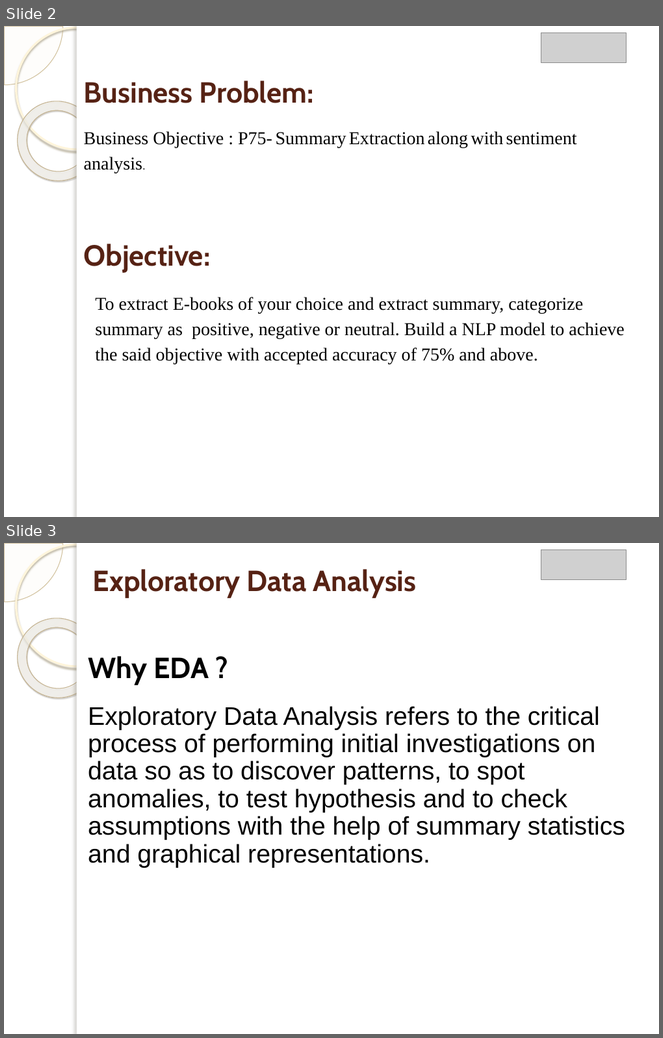
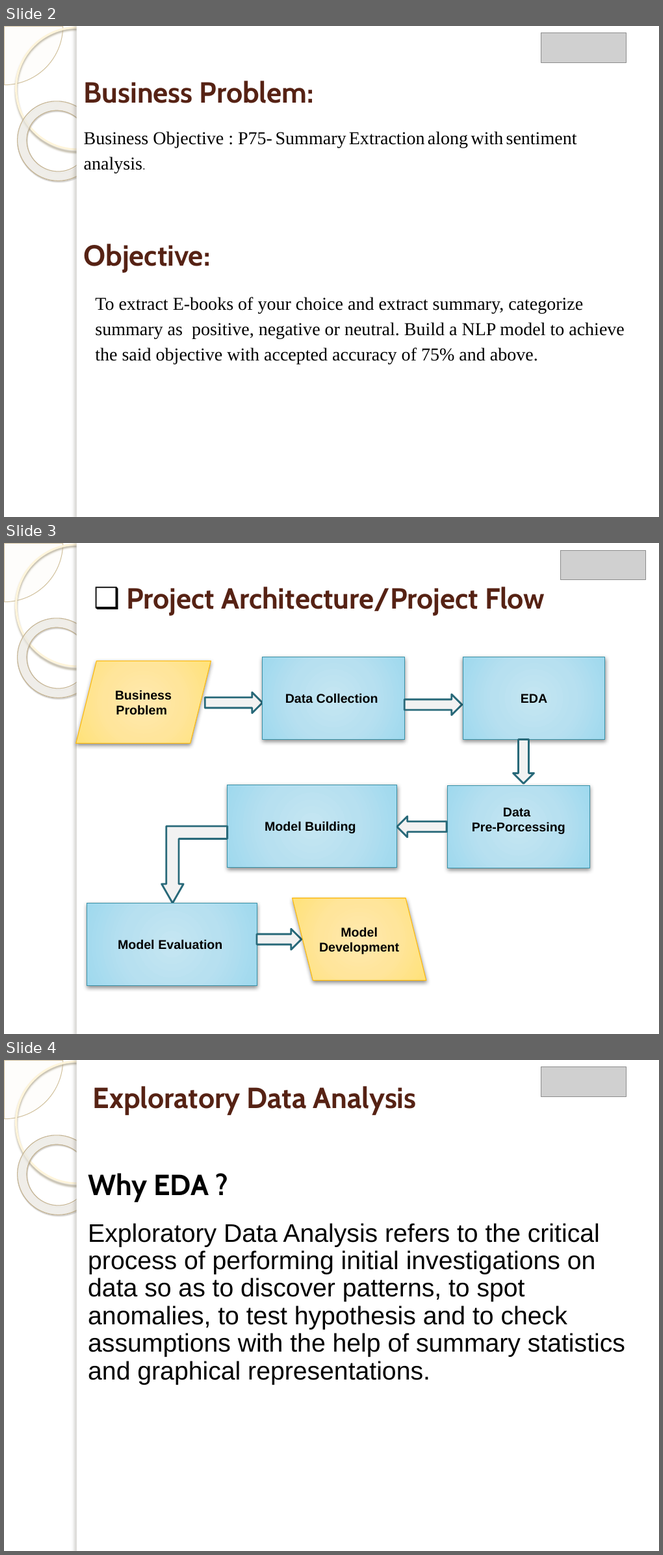
Before and after one commit to Manan-Malhotra-VFX/Data-Science, a slide deck: Project/Final Project.pptx. Shown one above the other, each under a label of ours: slides 2 and 3 before the commit, slides 2, 3 and 4 after it. The pictures are 663x1038 and 663x1555 pixels, drawn with LibreOffice and Linux fonts; fonts in the diff are those of the drawing; grey boxes stand for pictures; background and template pictures are left out. Boxes give left, top, right and bottom in pixels: in the first picture for what was removed or moved away, otherwise in the second. Text is boxed around its words. In the diff, an @@ line names an element or a change of style, - is before the commit and + after.

Commit message:
Project

```diff
--- a/Project/Final Project.pptx
+++ b/Project/Final Project.pptx
@@ slide 3 added at (x1=4, y1=543, x2=659, y2=1034), background picture (left out); not listed: 5 template elements that a slide beside it also shows @@
@@ picture added at (x1=561, y1=550, x2=646, y2=579) @@
@@ text added at (x1=126, y1=587, x2=545, y2=615), 32 pt, text #562214, bold @@
+❑ Project Architecture/Project Flow
@@ rectangle added at (x1=263, y1=657, x2=405, y2=739), fill gradient #C5E6F2 to #B7E0F0 to #A0D9EE to #97D6EF, outline #3891A7 0.75 pt, 14 pt, text #000000, bold @@
+Data Collection
@@ rectangle added at (x1=464, y1=657, x2=605, y2=739), fill gradient #C5E6F2 to #B7E0F0 to #A0D9EE to #97D6EF, outline #3891A7 0.75 pt, 14 pt, text #000000, bold @@
+EDA
@@ parallelogram added at (x1=76, y1=661, x2=211, y2=743), fill gradient #FFE9AF to #FFE59B to #FFE27A to #FFE26B, outline #FEB80A 0.75 pt, 14 pt, text #000000, bold @@
+Business Problem
@@ right arrow added at (x1=205, y1=693, x2=263, y2=713), fill #F2F2F2, outline #286979 2 pt @@
@@ right arrow added at (x1=404, y1=694, x2=462, y2=715), fill #F2F2F2, outline #286979 2 pt @@
@@ right arrow added at (x1=513, y1=740, x2=534, y2=783), fill #F2F2F2, outline #286979 2 pt @@
@@ rectangle added at (x1=228, y1=785, x2=397, y2=868), fill gradient #C5E6F2 to #B7E0F0 to #A0D9EE to #97D6EF, outline #3891A7 0.75 pt, 14 pt, text #000000, bold @@
+Model Building
@@ rectangle added at (x1=447, y1=785, x2=590, y2=868), fill gradient #C5E6F2 to #B7E0F0 to #A0D9EE to #97D6EF, outline #3891A7 0.75 pt, 14 pt, text #000000, bold @@
+Data
+Pre-Porcessing
@@ bent up arrow added at (x1=162, y1=826, x2=228, y2=903), fill #F2F2F2, outline #286979 2 pt @@
@@ right arrow added at (x1=397, y1=816, x2=447, y2=837), fill #F2F2F2, outline #286979 2 pt @@
@@ rectangle added at (x1=87, y1=903, x2=257, y2=986), fill gradient #C5E6F2 to #B7E0F0 to #A0D9EE to #97D6EF, outline #3891A7 0.75 pt, 14 pt, text #000000, bold @@
+Model Evaluation
@@ parallelogram added at (x1=293, y1=898, x2=426, y2=980), fill gradient #FFE9AF to #FFE59B to #FFE27A to #FFE26B, outline #FEB80A 0.75 pt, 14 pt, text #000000, bold @@
+Model Development
@@ right arrow added at (x1=257, y1=929, x2=302, y2=950), fill #F2F2F2, outline #286979 2 pt @@
@@ what was slide 3 is now slide 4 @@
```
Also in this commit, not shown: 1 slide changed, 8 other slides added, 1 slide removed, 1 other file.
